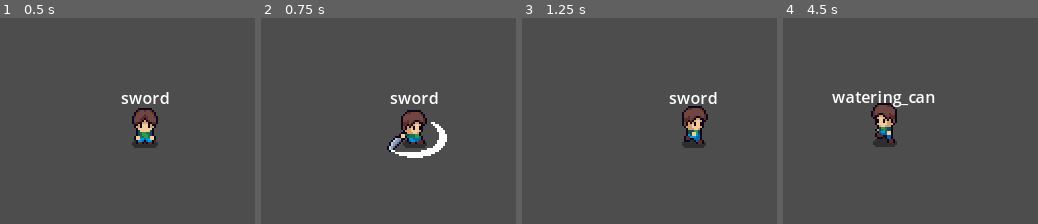
Above: before the commit, frames 1-4 (left to right).
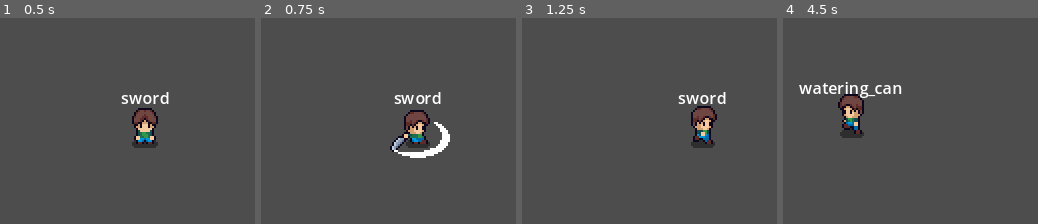
Above: after the commit, the same moments.

Repository: VictorPrazeres/swordFantasy
Game: Godot game, scene res://player/player.tscn
The game is run twice, just before and just after one commit, with the same random seed, the same clock (stepped at 60 frames per second) and the same inputs. The project has no main scene, so this scene is started directly.
Inputs (mouse positions are in pixels of both pictures, inside the frame that each line leads up to):
- Up to frame 1 (0.5 s): no input
- Up to frame 2 (0.75 s): move the mouse to (outside the picture) at 0.52 s; hold D (move_right) from 0.53 s (still down); click (outside the picture) at 0.6 s
- Up to frame 3 (1.25 s): keep holding D (move_right)
- Up to frame 4 (4.5 s): move the mouse to (800, 162) at 1.27 s; release D (move_right) at 1.28 s; hold S (move_down) 1.28-2.03 s; tap one key every 0.75 s from 1.35 s: 3 (axe) 4 (hoe) 2 (pickaxe) 1 (sword) 5 (watering_can); move the mouse to (992, 59) at 2.02 s; hold D (move_right) 2.03-2.78 s; move the mouse to (895, 219) at 2.77 s; hold W (move_up) 2.78-3.53 s; move the mouse to (outside the picture) at 3.52 s; hold A (move_left) from 3.53 s (still down); move the mouse to (outside the picture) at 4.27 s

Frame 1 is identical in both runs. In frame 2, 2.6% of the frame differs, in the area x 49-75%, y 35-68%; in frame 3, 2.7%; in frame 4, 5.3%, in the area x 6-60%, y 31-63%.

Commit message:
feat(tilemap): setup initial tilemap layers
Configure layer hierarchy and tilemap nodes to establish the base
environment layout for the game world.

Diff:
--- a/player/player.tscn
+++ b/player/player.tscn
@@ -2234,6 +2234,6 @@
 
 [node name="Camera2D" type="Camera2D" parent="."]
 position_smoothing_enabled = true
-position_smoothing_speed = 4.0
+position_smoothing_speed = 2.0
 
 [connection signal="timeout" from="ActionTimer" to="." method="_on_action_timer_timeout"]
--- /dev/null
+++ b/terrain/terrain.tscn
@@ -0,0 +1,123 @@
+[gd_scene load_steps=19 format=3 uid="uid://cav7pioltv0o4"]
+
+[ext_resource type="Texture2D" uid="uid://bvltkwm0dlepc" path="res://terrain/tiles/Beach_Tile.png" id="1_nlb0j"]
+[ext_resource type="Texture2D" uid="uid://nlugw5tppw3l" path="res://terrain/tiles/Cliff_Tile.png" id="2_pce2i"]
+[ext_resource type="Texture2D" uid="uid://xuvaffmiuwwi" path="res://terrain/tiles/Grass_Middle.png" id="3_ltjsn"]
+[ext_resource type="Texture2D" uid="uid://bvuea1coe541l" path="res://terrain/tiles/Path_Tile.png" id="4_sarro"]
+[ext_resource type="Texture2D" uid="uid://dwtl13ifia4p0" path="res://terrain/tiles/Path_Middle.png" id="5_1r38q"]
+[ext_resource type="Texture2D" uid="uid://bjucugex7ir35" path="res://terrain/tiles/Water_Middle.png" id="6_r22ud"]
+[ext_resource type="Texture2D" uid="uid://duw7lvi3fqvjx" path="res://terrain/tiles/Water_Tile.png" id="7_rkl23"]
+
+[sub_resource type="TileSetAtlasSource" id="TileSetAtlasSource_1c7rl"]
+texture = ExtResource("1_nlb0j")
+0:0/0 = 0
+1:0/0 = 0
+2:0/0 = 0
+3:0/0 = 0
+4:0/0 = 0
+0:1/0 = 0
+1:1/0 = 0
+2:1/0 = 0
+3:1/0 = 0
+4:1/0 = 0
+0:2/0 = 0
+1:2/0 = 0
+2:2/0 = 0
+
+[sub_resource type="TileSet" id="TileSet_f4bq1"]
+sources/0 = SubResource("TileSetAtlasSource_1c7rl")
+
+[sub_resource type="TileSetAtlasSource" id="TileSetAtlasSource_u6i12"]
+texture = ExtResource("2_pce2i")
+0:0/0 = 0
+1:0/0 = 0
+2:0/0 = 0
+0:1/0 = 0
+1:1/0 = 0
+2:1/0 = 0
+0:2/0 = 0
+1:2/0 = 0
+2:2/0 = 0
+0:3/0 = 0
+1:3/0 = 0
+0:4/0 = 0
+1:4/0 = 0
+0:5/0 = 0
+1:5/0 = 0
+2:5/0 = 0
+
+[sub_resource type="TileSetAtlasSource" id="TileSetAtlasSource_huqmj"]
+texture = ExtResource("3_ltjsn")
+0:0/0 = 0
+
+[sub_resource type="TileSet" id="TileSet_ieyqs"]
+sources/0 = SubResource("TileSetAtlasSource_u6i12")
+sources/1 = SubResource("TileSetAtlasSource_huqmj")
+
+[sub_resource type="TileSetAtlasSource" id="TileSetAtlasSource_hrp48"]
+texture = ExtResource("4_sarro")
+0:0/0 = 0
+1:0/0 = 0
+2:0/0 = 0
+0:1/0 = 0
+1:1/0 = 0
+2:1/0 = 0
+0:2/0 = 0
+1:2/0 = 0
+2:2/0 = 0
+0:3/0 = 0
+1:3/0 = 0
+0:4/0 = 0
+1:4/0 = 0
+0:5/0 = 0
+1:5/0 = 0
+2:5/0 = 0
+
+[sub_resource type="TileSetAtlasSource" id="TileSetAtlasSource_v1rsb"]
+texture = ExtResource("5_1r38q")
+0:0/0 = 0
+
+[sub_resource type="TileSet" id="TileSet_qxkpa"]
+sources/1 = SubResource("TileSetAtlasSource_hrp48")
+sources/2 = SubResource("TileSetAtlasSource_v1rsb")
+
+[sub_resource type="TileSetAtlasSource" id="TileSetAtlasSource_7wxoq"]
+texture = ExtResource("6_r22ud")
+0:0/0 = 0
+
+[sub_resource type="TileSetAtlasSource" id="TileSetAtlasSource_q8eri"]
+texture = ExtResource("7_rkl23")
+0:0/0 = 0
+1:0/0 = 0
+2:0/0 = 0
+0:1/0 = 0
+1:1/0 = 0
+2:1/0 = 0
+0:2/0 = 0
+1:2/0 = 0
+2:2/0 = 0
+0:3/0 = 0
+1:3/0 = 0
+0:4/0 = 0
+1:4/0 = 0
+0:5/0 = 0
+1:5/0 = 0
+2:5/0 = 0
+
+[sub_resource type="TileSet" id="TileSet_qvuv5"]
+sources/0 = SubResource("TileSetAtlasSource_7wxoq")
+sources/1 = SubResource("TileSetAtlasSource_q8eri")
+
+[node name="Terrain" type="Node2D"]
+
+[node name="Beach" type="TileMapLayer" parent="."]
+tile_set = SubResource("TileSet_f4bq1")
+
+[node name="Cliff" type="TileMapLayer" parent="."]
+tile_set = SubResource("TileSet_ieyqs")
+
+[node name="Path" type="TileMapLayer" parent="."]
+tile_set = SubResource("TileSet_qxkpa")
+
+[node name="Water" type="TileMapLayer" parent="."]
+tile_set = SubResource("TileSet_qvuv5")
Binary file added: terrain/tiles/Beach_Tile.png
Not shown, added: terrain/tiles/Beach_Tile.png.import
Binary file added: terrain/tiles/Cliff_Tile.png
Not shown, added: terrain/tiles/Cliff_Tile.png.import
Binary file added: terrain/tiles/FarmLand_Tile.png
Not shown, added: terrain/tiles/FarmLand_Tile.png.import
Binary file added: terrain/tiles/Grass_Middle.png
Not shown, added: terrain/tiles/Grass_Middle.png.import
Binary file added: terrain/tiles/Path_Middle.png
Not shown, added: terrain/tiles/Path_Middle.png.import
Binary file added: terrain/tiles/Path_Tile.png
Not shown, added: terrain/tiles/Path_Tile.png.import
(and 4 more such lines)
